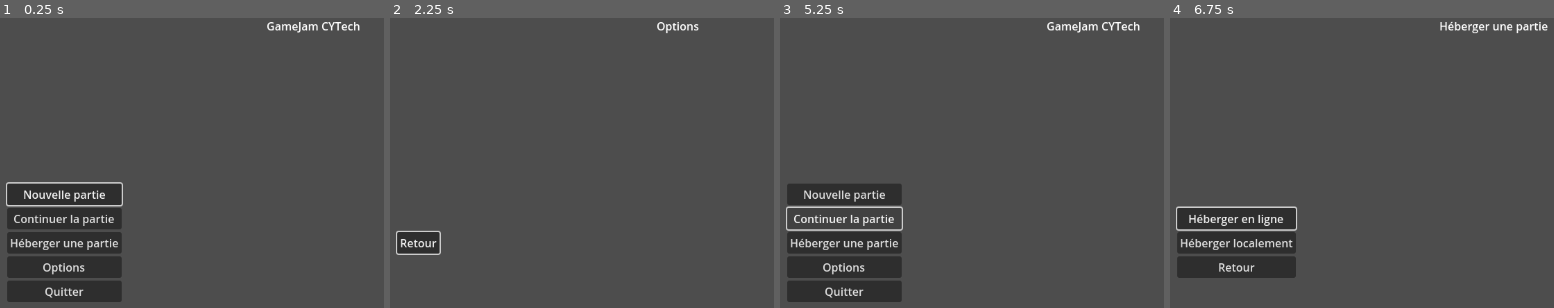
Above: before the commit, frames 1-4 (left to right).
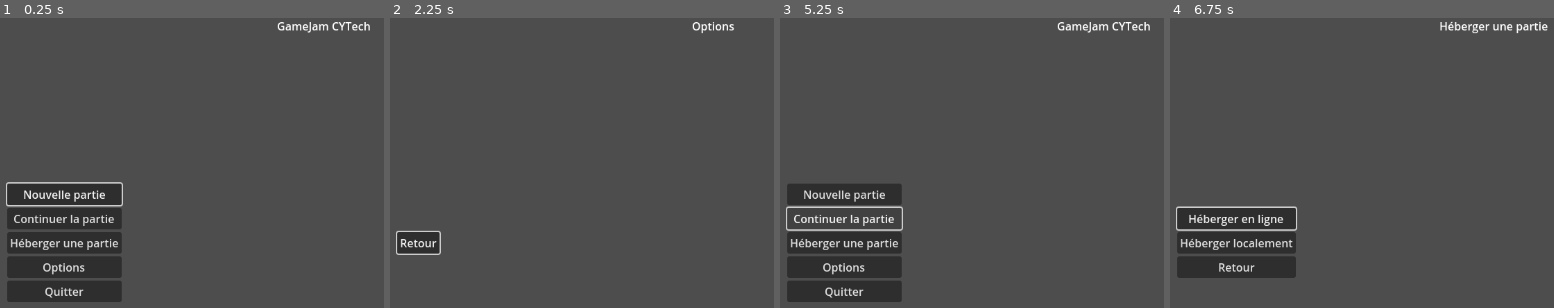
Above: after the commit, the same moments.

Repository: ShadowoftheRedFox/GameJam
Game: Godot game, scene res://scenes/UI/MainMenu.tscn
Same seed, same stepped clock (60 frames per second), same inputs: the game is played once before the commit and once after it.
Inputs:
- Up to frame 1 (0.25 s): no input
- Up to frame 2 (2.25 s): click "Héberger une partie" at 0.5 s; click "Retour" at 1.25 s; click "Options" at 2 s
- Up to frame 3 (5.25 s): click "Retour" at 2.75 s; click "Nouvelle partie" at 3.5 s; click "Nouvelle partie" at 4.25 s; click "Continuer la partie" at 5 s
- Up to frame 4 (6.75 s): click "Continuer la partie" at 5.75 s; click "Héberger une partie" at 6.5 s

The runs differ from the first frame. In frame 1, 0.5% of the frame differs, in the area x 69-97%, y 1-6%; in frame 2, 0.3%; in frame 3, 0.5%; in frame 4, nothing differs.

Commit message:
with transition

Diff:
--- a/scenes/UI/HostMenu.tscn
+++ b/scenes/UI/HostMenu.tscn
@@ -20,6 +20,7 @@
 offset_bottom = 23.0
 grow_horizontal = 2
 text = "Héberger une partie"
+horizontal_alignment = 1
 
 [node name="MarginContainer" type="MarginContainer" parent="."]
 layout_mode = 1
--- /dev/null
+++ b/scenes/UI/Loading.tscn
@@ -0,0 +1,141 @@
+[gd_scene load_steps=6 format=3 uid="uid://v4d3h8pglh10"]
+
+[ext_resource type="Script" path="res://scripts/UI/loading.gd" id="1_ryasv"]
+
+[sub_resource type="Animation" id="Animation_nf5ej"]
+resource_name = "fade_to_black"
+length = 0.5
+tracks/0/type = "value"
+tracks/0/imported = false
+tracks/0/enabled = true
+tracks/0/path = NodePath("BlackPanel:self_modulate")
+tracks/0/interp = 1
+tracks/0/loop_wrap = true
+tracks/0/keys = {
+"times": PackedFloat32Array(0, 0.5),
+"transitions": PackedFloat32Array(1, 1),
+"update": 0,
+"values": [Color(1, 1, 1, 0), Color(1, 1, 1, 1)]
+}
+tracks/1/type = "value"
+tracks/1/imported = false
+tracks/1/enabled = true
+tracks/1/path = NodePath("MarginContainer:self_modulate")
+tracks/1/interp = 1
+tracks/1/loop_wrap = true
+tracks/1/keys = {
+"times": PackedFloat32Array(0, 0.5),
+"transitions": PackedFloat32Array(1, 1),
+"update": 0,
+"values": [Color(1, 1, 1, 0), Color(1, 1, 1, 1)]
+}
+tracks/2/type = "method"
+tracks/2/imported = false
+tracks/2/enabled = true
+tracks/2/path = NodePath(".")
+tracks/2/interp = 1
+tracks/2/loop_wrap = true
+tracks/2/keys = {
+"times": PackedFloat32Array(0.5),
+"transitions": PackedFloat32Array(1),
+"values": [{
+"args": [],
+"method": &"complete_transition"
+}]
+}
+
+[sub_resource type="Animation" id="Animation_fs7cb"]
+length = 0.001
+tracks/0/type = "value"
+tracks/0/imported = false
+tracks/0/enabled = true
+tracks/0/path = NodePath("BlackPanel:self_modulate")
+tracks/0/interp = 1
+tracks/0/loop_wrap = true
+tracks/0/keys = {
+"times": PackedFloat32Array(0),
+"transitions": PackedFloat32Array(1),
+"update": 0,
+"values": [Color(1, 1, 1, 1)]
+}
+tracks/1/type = "value"
+tracks/1/imported = false
+tracks/1/enabled = true
+tracks/1/path = NodePath("MarginContainer:self_modulate")
+tracks/1/interp = 1
+tracks/1/loop_wrap = true
+tracks/1/keys = {
+"times": PackedFloat32Array(0),
+"transitions": PackedFloat32Array(1),
+"update": 0,
+"values": [Color(1, 1, 1, 1)]
+}
+
+[sub_resource type="Animation" id="Animation_q7ssq"]
+resource_name = "fade_from_black"
+length = 0.5
+tracks/0/type = "value"
+tracks/0/imported = false
+tracks/0/enabled = true
+tracks/0/path = NodePath("BlackPanel:self_modulate")
+tracks/0/interp = 1
+tracks/0/loop_wrap = true
+tracks/0/keys = {
+"times": PackedFloat32Array(0, 0.5),
+"transitions": PackedFloat32Array(1, 1),
+"update": 0,
+"values": [Color(1, 1, 1, 0), Color(1, 1, 1, 1)]
+}
+tracks/1/type = "value"
+tracks/1/imported = false
+tracks/1/enabled = true
+tracks/1/path = NodePath("MarginContainer:self_modulate")
+tracks/1/interp = 1
+tracks/1/loop_wrap = true
+tracks/1/keys = {
+"times": PackedFloat32Array(0, 0.5),
+"transitions": PackedFloat32Array(1, 1),
+"update": 0,
+"values": [Color(1, 1, 1, 0), Color(1, 1, 1, 1)]
+}
+
+[sub_resource type="AnimationLibrary" id="AnimationLibrary_dvpgb"]
+_data = {
+"RESET": SubResource("Animation_fs7cb"),
+"fade_from_black": SubResource("Animation_q7ssq"),
+"fade_to_black": SubResource("Animation_nf5ej")
+}
+
+[node name="Loading" type="CanvasLayer"]
+script = ExtResource("1_ryasv")
+
+[node name="AnimationPlayer" type="AnimationPlayer" parent="."]
+libraries = {
+"": SubResource("AnimationLibrary_dvpgb")
+}
+
+[node name="BlackPanel" type="Panel" parent="."]
+anchors_preset = 15
+anchor_right = 1.0
+anchor_bottom = 1.0
+grow_horizontal = 2
+grow_vertical = 2
+
+[node name="MarginContainer" type="MarginContainer" parent="."]
+anchors_preset = 8
+anchor_left = 0.5
+anchor_top = 0.5
+anchor_right = 0.5
+anchor_bottom = 0.5
+offset_left = -90.0
+offset_top = -20.0
+offset_right = 90.0
+offset_bottom = 20.0
+grow_horizontal = 2
+grow_vertical = 2
+
+[node name="Text" type="Label" parent="MarginContainer"]
+layout_mode = 2
+size_flags_horizontal = 4
+text = "Chargement en cours..."
+horizontal_alignment = 1
--- a/scenes/UI/MainMenu.tscn
+++ b/scenes/UI/MainMenu.tscn
@@ -20,6 +20,7 @@
 offset_bottom = 23.0
 grow_horizontal = 2
 text = "GameJam CYTech"
+horizontal_alignment = 1
 
 [node name="MarginContainer" type="MarginContainer" parent="."]
 layout_mode = 1
--- a/scenes/UI/OptionsMenu.tscn
+++ b/scenes/UI/OptionsMenu.tscn
@@ -20,6 +20,7 @@
 offset_bottom = 23.0
 grow_horizontal = 2
 text = "Options"
+horizontal_alignment = 1
 
 [node name="MarginContainer" type="MarginContainer" parent="."]
 layout_mode = 1
--- /dev/null
+++ b/scripts/UI/loading.gd
@@ -0,0 +1,30 @@
+class_name LoadingScreen
+extends CanvasLayer
+
+signal transition_completed
+
+@onready var animation_player: AnimationPlayer = $AnimationPlayer
+
+func start_transition(anim_name:String)->void:
+	# check if we got our node
+	if !animation_player:
+		animation_player = get_node("AnimationPlayer") as AnimationPlayer
+
+	# check if animation exist
+	if !animation_player.has_animation(anim_name):
+		push_warning("'%s' start animation does not exist!" % anim_name)
+
+	animation_player.play(anim_name)
+
+func finish_transition(anim_name:String)->void:
+	# Checking if the animation exist within the loading animation player
+	if !animation_player.has_animation(anim_name):
+		push_warning("'%s' finish animation does not exist!" % anim_name)
+	animation_player.play(anim_name)
+
+	await animation_player.animation_finished
+	queue_free()
+
+# send the signal for the transition completion (the screen is now fully hidden behind the loading scene)
+func complete_transition()->void:
+	transition_completed.emit()
--- a/scripts/global.gd
+++ b/scripts/global.gd
@@ -3,8 +3,17 @@
 # for the future, to pre load scenes:
 # https://docs.godotengine.org/en/stable/tutorials/io/background_loading.html#doc-background-loading
 
+signal scene_changed
+
 # current loaded scene
 var current_scene = null
+# the loading scene
+var loading_scene = preload("res://scenes/UI/Loading.tscn")
+# the loading script
+var loading: LoadingScreen = null
+var transition_start:String
+var transition_end:String
+var transition_timer: Timer = null
 
 # Called when the node enters the scene tree for the first time.
 func _ready() -> void:
@@ -12,8 +21,7 @@
 	# load the first scece found
 	current_scene = root.get_child(-1)
 
-# use like: Global.goto_scene("res://chemin/vers/script.gd")
-func goto_scene(path):
+func goto_scene(path:String = "res://scenes/UI/MainMenu.tscn", need_transition:bool = false, start_transition_name:String = "fade_to_black", end_transition_name:String = "fade_from_black") ->void:
 	# This function will usually be called from a signal callback,
 	# or some other function in the current scene.
 	# Deleting the current scene at this point is
@@ -22,11 +30,14 @@
 
 	# The solution is to defer the load to a later time, when
 	# we can be sure that no code from the current scene is running:
+	if need_transition == true:
+		transition_start = start_transition_name
+		transition_end = end_transition_name
+		_deferred_change_scene.call_deferred(path)
+	else:
+		_deferred_goto_scene.call_deferred(path)
 
-	_deferred_goto_scene.call_deferred(path)
-
-
-func _deferred_goto_scene(path):
+func _deferred_goto_scene(path:String = "res://scenes/UI/MainMenu.tscn"):
 	# It is now safe to remove the current scene.
 	current_scene.free()
 
@@ -41,3 +52,64 @@
 
 	# Optionally, to make it compatible with the SceneTree.change_scene_to_file() API.
 	get_tree().current_scene = current_scene
+
+func _deferred_change_scene(path:String = "res://scenes/UI/MainMenu.tscn"):
+	# load and display our transition scene
+	loading = loading_scene.instantiate() as LoadingScreen
+	get_tree().root.add_child(loading)
+	# launch the transition effect
+	loading.start_transition(transition_start)
+	# Load the new scene.
+	_load_new_scne(path)
+
+func _load_new_scne(path:String)->void:
+	# wait for the transition effect to finish
+	if loading != null:
+		await loading.transition_completed
+	if not ResourceLoader.exists(path):
+		printerr("Invalid path provided: ", path)
+		return
+	# load our scene
+	var loader = ResourceLoader.load_threaded_request(path)
+	if loader == null:
+		printerr("Something went wrong when loading ", path)
+		return
+
+	# launch a timer if we want loading bar
+	transition_timer = Timer.new()
+	transition_timer.wait_time = 0.1
+	# check status (so update loading bar) every 0.1s
+	transition_timer.timeout.connect(_check_load_status.bind(path))
+	get_tree().root.add_child(transition_timer)
+	transition_timer.start()
+
+func _check_load_status(path:String = "res://scenes/UI/MainMenu.tscn")->void:
+	# get our loading status
+	var load_status = ResourceLoader.load_threaded_get_status(path)
+
+	match load_status:
+		ResourceLoader.THREAD_LOAD_INVALID_RESOURCE:
+			printerr("Invalid resource: ", path)
+			pass
+		ResourceLoader.THREAD_LOAD_FAILED:
+			printerr("Failed to load: ", path)
+			pass
+		ResourceLoader.THREAD_LOAD_IN_PROGRESS:
+			print("Loading: ", path)
+			pass
+		ResourceLoader.THREAD_LOAD_LOADED:
+			# loading is finished, destroy the timer
+			transition_timer.stop()
+			transition_timer.queue_free()
+			# get our loaded scene
+			var new_scene = ResourceLoader.load_threaded_get(path).instantiate()
+			# It is now safe to remove the current scene.
+			get_tree().current_scene.call_deferred("free")
+			# add scene to root
+			get_tree().root.call_deferred("add_child",new_scene)
+			# equivalent to current_scene = new_scene
+			get_tree().set_deferred("current_scene",new_scene)
+			# end the transition
+			loading.finish_transition(transition_end)
+			# emit our scene change end
+			scene_changed.emit()
